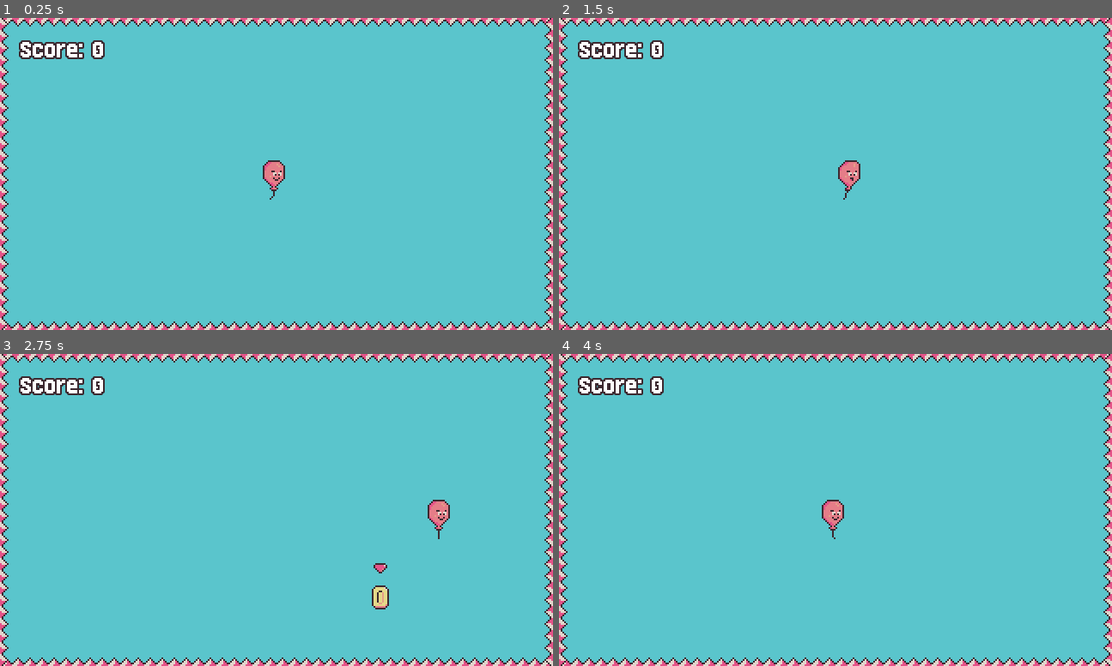
Above: before the commit, frames 1-4 (two rows, left to right).
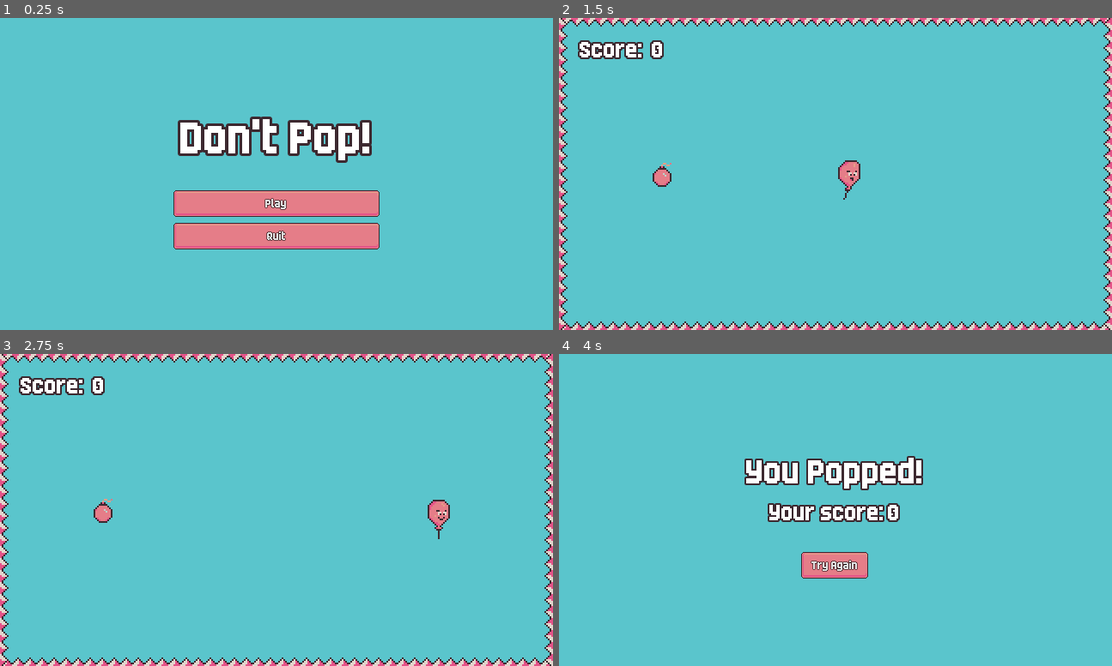
Above: after the commit, the same moments.

Repository: dewald-els/dontpop-2
Game: Godot game, scene res://scenes/screens/main_menu/main_menu_screen.tscn
The game is run twice, just before and just after one commit, with the same random seed, the same clock (stepped at 60 frames per second) and the same inputs. Before the commit the project starts from res://scenes/game/game.tscn.
Inputs (mouse positions are in pixels of both pictures, inside the frame that each line leads up to):
- Up to frame 1 (0.25 s): no input
- Up to frame 2 (1.5 s): click (835, 202) at 0.5 s, where only the run after the commit has a clickable "Play"; tap Enter at 1.25 s; move the mouse to (957, 158) at 1.27 s; hold Right (player_right) from 1.28 s (still down); tap O at 1.35 s; click (957, 158) at 1.42 s
- Up to frame 3 (2.75 s): release Right (player_right) at 2 s; drag from (165, 525) to (387, 513) at 2.02 s
- Up to frame 4 (4 s): move the mouse to (890, 441) at 2.77 s; hold Right (player_right) 2.78-3.5 s; tap Shift at 2.85 s; click (835, 563) at 3.5 s, where only the run before the commit has a clickable "Try Again"

The runs differ from the first frame. In frame 1, 16% of the frame differs, in the area x 0-100%, y 0-100%; in frame 2, 0.2%; in frame 3, 0.5%; in frame 4, 11%.

Commit message:
feat: Powerups, better coin, try again, menu

Diff:
--- a/dont-pop-src/assets/theme/game_theme.tres
+++ b/dont-pop-src/assets/theme/game_theme.tres
@@ -51,6 +51,9 @@
 expand_margin_bottom = 4.0
 region_rect = Rect2(36, 0, 18, 18)
 
+[sub_resource type="StyleBoxFlat" id="StyleBoxFlat_k528p"]
+bg_color = Color(0.352941, 0.772549, 0.8, 1)
+
 [resource]
 Button/colors/font_outline_color = Color(0, 0, 0, 1)
 Button/constants/outline_size = 2
@@ -62,3 +65,4 @@
 Label/colors/font_outline_color = Color(0.239216, 0.160784, 0.188235, 1)
 Label/constants/outline_size = 8
 Label/fonts/font = ExtResource("1_k528p")
+PanelContainer/styles/panel = SubResource("StyleBoxFlat_k528p")
--- a/dont-pop-src/project.godot
+++ b/dont-pop-src/project.godot
@@ -11,7 +11,7 @@
 [application]
 
 config/name="dont-pop-src"
-run/main_scene="uid://bbnybbaxkfywo"
+run/main_scene="uid://dbcnj6ei1qbrf"
 config/features=PackedStringArray("4.4", "GL Compatibility")
 config/icon="res://icon.svg"
 
--- a/dont-pop-src/scenes/collectables/coin/coin.tscn
+++ b/dont-pop-src/scenes/collectables/coin/coin.tscn
@@ -46,6 +46,33 @@
 "speed": 16.0
 }]
 
+[sub_resource type="Animation" id="Animation_1g2ea"]
+length = 0.001
+tracks/0/type = "value"
+tracks/0/imported = false
+tracks/0/enabled = true
+tracks/0/path = NodePath("Visuals:position")
+tracks/0/interp = 1
+tracks/0/loop_wrap = true
+tracks/0/keys = {
+"times": PackedFloat32Array(0),
+"transitions": PackedFloat32Array(1),
+"update": 0,
+"values": [Vector2(0, 0)]
+}
+tracks/1/type = "value"
+tracks/1/imported = false
+tracks/1/enabled = true
+tracks/1/path = NodePath("Indicator:position")
+tracks/1/interp = 1
+tracks/1/loop_wrap = true
+tracks/1/keys = {
+"times": PackedFloat32Array(0),
+"transitions": PackedFloat32Array(1),
+"update": 0,
+"values": [Vector2(0, 0)]
+}
+
 [sub_resource type="Animation" id="Animation_hwxqx"]
 resource_name = "idle"
 length = 0.4
@@ -74,33 +101,6 @@
 "transitions": PackedFloat32Array(1, 1),
 "update": 0,
 "values": [Vector2(0, 0), Vector2(0, 5)]
-}
-
-[sub_resource type="Animation" id="Animation_1g2ea"]
-length = 0.001
-tracks/0/type = "value"
-tracks/0/imported = false
-tracks/0/enabled = true
-tracks/0/path = NodePath("Visuals:position")
-tracks/0/interp = 1
-tracks/0/loop_wrap = true
-tracks/0/keys = {
-"times": PackedFloat32Array(0),
-"transitions": PackedFloat32Array(1),
-"update": 0,
-"values": [Vector2(0, 0)]
-}
-tracks/1/type = "value"
-tracks/1/imported = false
-tracks/1/enabled = true
-tracks/1/path = NodePath("Indicator:position")
-tracks/1/interp = 1
-tracks/1/loop_wrap = true
-tracks/1/keys = {
-"times": PackedFloat32Array(0),
-"transitions": PackedFloat32Array(1),
-"update": 0,
-"values": [Vector2(0, 0)]
 }
 
 [sub_resource type="AnimationLibrary" id="AnimationLibrary_7sipw"]
--- a/dont-pop-src/scenes/game/game.tscn
+++ b/dont-pop-src/scenes/game/game.tscn
@@ -1,9 +1,10 @@
-[gd_scene load_steps=8 format=4 uid="uid://bbnybbaxkfywo"]
+[gd_scene load_steps=9 format=4 uid="uid://bbnybbaxkfywo"]
 
 [ext_resource type="Script" uid="uid://dw3od1sc23rae" path="res://scenes/game/game.gd" id="1_sul5r"]
 [ext_resource type="PackedScene" uid="uid://dbg4niw8k1sbt" path="res://scenes/sky/sky.tscn" id="2_7h61r"]
 [ext_resource type="PackedScene" uid="uid://cy82ut854jv8p" path="res://scenes/player/player.tscn" id="3_0sr1o"]
 [ext_resource type="TileSet" uid="uid://p1k8y1pl3anh" path="res://assets/tiles/tiles.tres" id="3_kelw5"]
+[ext_resource type="PackedScene" uid="uid://bisja1rul8rtf" path="res://scenes/power_ups/bomb/bomb_powerup.tscn" id="5_87uf6"]
 [ext_resource type="PackedScene" uid="uid://cly66wkp7q7rl" path="res://scenes/hazard_spawner/hazard_spawner.tscn" id="5_lfrn8"]
 [ext_resource type="PackedScene" uid="uid://41lviliu15bs" path="res://scenes/coin_spawner/coin_spawner.tscn" id="6_bdhmt"]
 [ext_resource type="PackedScene" uid="uid://xnhm4um7fe2f" path="res://scenes/ui/hud/hud.tscn" id="7_bdhmt"]
@@ -30,6 +31,11 @@
 
 [node name="CoinContainer" type="Node" parent="." groups=["coin_container"]]
 
+[node name="PowerUpContainer" type="Node" parent="." groups=["powerup_container"]]
+
+[node name="BombPowerUp" parent="PowerUpContainer" instance=ExtResource("5_87uf6")]
+position = Vector2(120, 185)
+
 [node name="Spawners" type="Node" parent="."]
 
 [node name="HazardSpawner" parent="Spawners" node_paths=PackedStringArray("hazard_container") instance=ExtResource("5_lfrn8")]
--- a/dont-pop-src/scenes/hazard_spawner/hazard_spawner.gd
+++ b/dont-pop-src/scenes/hazard_spawner/hazard_spawner.gd
@@ -9,12 +9,18 @@
 
 var player: Player
 
+var elapsed_time: float = 0.0
+
 
 func _ready() -> void:
 	player = get_tree().get_first_node_in_group("player")
 	spawn_timer.wait_time = get_random_spawn_timeout()
 	spawn_timer.timeout.connect(on_spawn_timeout)
 	spawn_timer.start()
+
+
+func _physics_process(delta: float) -> void:
+	elapsed_time += delta
 
 
 func start_spawn_timer() -> void:
@@ -33,6 +39,7 @@
 		var random_position = player.position + Vector2(600, 0).rotated(randf_range(0, 2*PI))
 		hazard.direction = random_position.direction_to(player.global_position)
 		hazard.global_position = random_position
+		hazard.velocity_component.acceleration = hazard.velocity_component.acceleration * elapsed_time
 
 func on_spawn_timeout() -> void:
 	spawn_random_hazard()
--- a/dont-pop-src/scenes/hazards/base_hazard.gd
+++ b/dont-pop-src/scenes/hazards/base_hazard.gd
@@ -14,8 +14,12 @@
 	# - Will "increase" difficulty -> Also set ceiling for speed.
 	velocity_component.accelerate(direction)
 	velocity_component.move(self)
-	rotation += (velocity_component.acceleration * 1.25) * delta
+	rotation += 0.275
+
+
+func destroy() -> void:
+	Callable(queue_free).call_deferred()
 
 
 func on_self_destruct_timeout() -> void:
-	Callable(queue_free).call_deferred()
+	destroy()
--- a/dont-pop-src/scenes/hazards/base_hazard.tscn
+++ b/dont-pop-src/scenes/hazards/base_hazard.tscn
@@ -3,7 +3,7 @@
 [ext_resource type="Script" uid="uid://c3qi0fmtrt7qr" path="res://scenes/hazards/base_hazard.gd" id="1_bg0n4"]
 [ext_resource type="PackedScene" uid="uid://d1l88lmumco1j" path="res://scenes/components/velocity/velocity_component.tscn" id="2_kvffu"]
 
-[node name="BaseHazard" type="CharacterBody2D"]
+[node name="BaseHazard" type="CharacterBody2D" groups=["hazards"]]
 collision_layer = 2
 collision_mask = 0
 script = ExtResource("1_bg0n4")
--- a/dont-pop-src/scenes/player/player.gd
+++ b/dont-pop-src/scenes/player/player.gd
@@ -43,5 +43,4 @@
 		var death: PlayerPop = death_scene.instantiate()
 		get_tree().root.add_child(death)
 		death.global_position = global_position
-		SignalBus.player_died.emit()
 		Callable(queue_free).call_deferred()
--- a/dont-pop-src/scenes/player/scenes/pop/player_pop.gd
+++ b/dont-pop-src/scenes/player/scenes/pop/player_pop.gd
@@ -7,4 +7,5 @@
 	animated_sprite.animation_finished.connect(on_animation_finished)
 
 func on_animation_finished() -> void:
+	SignalBus.player_died.emit()
 	Callable(queue_free).call_deferred()
--- /dev/null
+++ b/dont-pop-src/scenes/power_ups/base_power_up.gd
@@ -0,0 +1,16 @@
+class_name BasePowerUp
+extends Node2D
+
+
+@onready var collect_area: Area2D = %CollectArea2D
+
+
+func _ready() -> void:
+	collect_area.body_entered.connect(on_body_entered)
+
+func apply() -> void:
+	pass
+
+
+func on_body_entered(_player: Node2D) -> void:
+	apply()
--- /dev/null
+++ b/dont-pop-src/scenes/power_ups/base_power_up.tscn
@@ -0,0 +1,17 @@
+[gd_scene load_steps=2 format=3 uid="uid://do5vl4e7flf8u"]
+
+[ext_resource type="Script" uid="uid://gvfdyetm6vrn" path="res://scenes/power_ups/base_power_up.gd" id="1_1vmb3"]
+
+[node name="BasePowerUp" type="Node2D"]
+script = ExtResource("1_1vmb3")
+
+[node name="Visuals" type="Node2D" parent="."]
+
+[node name="Sprite2D" type="Sprite2D" parent="Visuals"]
+
+[node name="CollectArea2D" type="Area2D" parent="Visuals"]
+unique_name_in_owner = true
+collision_layer = 0
+collision_mask = 4
+
+[node name="AnimationPlayer" type="AnimationPlayer" parent="."]
--- /dev/null
+++ b/dont-pop-src/scenes/power_ups/bomb/bomb_powerup.gd
@@ -0,0 +1,17 @@
+class_name BombPowerUp
+extends BasePowerUp
+
+func apply() -> void:
+	var hazards = get_tree().get_nodes_in_group("hazards") as Array[BaseHazard]
+
+	if not hazards or hazards.size() == 0:
+		destroy()
+		return
+
+	for hazard in hazards:
+		hazard.destroy()
+
+	destroy()
+
+func destroy() -> void:
+	Callable(queue_free).call_deferred()
--- /dev/null
+++ b/dont-pop-src/scenes/power_ups/bomb/bomb_powerup.tscn
@@ -0,0 +1,18 @@
+[gd_scene load_steps=5 format=3 uid="uid://bisja1rul8rtf"]
+
+[ext_resource type="PackedScene" uid="uid://do5vl4e7flf8u" path="res://scenes/power_ups/base_power_up.tscn" id="1_keu3c"]
+[ext_resource type="Texture2D" uid="uid://bxtok28wd0ky7" path="res://scenes/power_ups/bomb/sprites/cherry_bomb.png" id="2_8lqkq"]
+[ext_resource type="Script" uid="uid://qh2umtsjbvop" path="res://scenes/power_ups/bomb/bomb_powerup.gd" id="2_u7qpc"]
+
+[sub_resource type="CircleShape2D" id="CircleShape2D_keu3c"]
+radius = 14.0357
+
+[node name="BombPowerUp" instance=ExtResource("1_keu3c")]
+script = ExtResource("2_u7qpc")
+
+[node name="Sprite2D" parent="Visuals" index="0"]
+position = Vector2(1, -2)
+texture = ExtResource("2_8lqkq")
+
+[node name="CollisionShape2D" type="CollisionShape2D" parent="Visuals/CollectArea2D" index="0"]
+shape = SubResource("CircleShape2D_keu3c")
--- /dev/null
+++ b/dont-pop-src/scenes/powerup_spawner/power_up_spawner.gd
@@ -0,0 +1,7 @@
+class_name PowerUpSpawner
+extends Node2D
+
+@export var powerups: Array[PackedScene] = []
+
+func _ready() -> void:
+	pass
--- /dev/null
+++ b/dont-pop-src/scenes/powerup_spawner/power_up_spawner.tscn
@@ -0,0 +1,6 @@
+[gd_scene load_steps=2 format=3 uid="uid://b3kl6f0lvb8we"]
+
+[ext_resource type="Script" uid="uid://7p63f1hwrthu" path="res://scenes/powerup_spawner/power_up_spawner.gd" id="1_8c10u"]
+
+[node name="PowerUpSpawner" type="Node2D"]
+script = ExtResource("1_8c10u")
--- /dev/null
+++ b/dont-pop-src/scenes/screens/main_menu/main_menu_screen.gd
@@ -0,0 +1,16 @@
+class_name MainMenuScreen
+extends CanvasLayer
+
+
+@export var game_scene: PackedScene
+
+
+@onready var play_button: Button = %PlayButton
+@onready var quit_button: Button = %QuitButton
+
+
+func _ready() -> void:
+	play_button.pressed.connect(on_play_pressed)
+
+func on_play_pressed() -> void:
+	get_tree().change_scene_to_packed(game_scene)
--- /dev/null
+++ b/dont-pop-src/scenes/screens/main_menu/main_menu_screen.tscn
@@ -0,0 +1,48 @@
+[gd_scene load_steps=4 format=3 uid="uid://dbcnj6ei1qbrf"]
+
+[ext_resource type="Script" uid="uid://wsw0ghqq3dbs" path="res://scenes/screens/main_menu/main_menu_screen.gd" id="1_mf2mp"]
+[ext_resource type="Theme" uid="uid://c77nee8mfup5a" path="res://assets/theme/game_theme.tres" id="1_vkt5c"]
+[ext_resource type="PackedScene" uid="uid://bbnybbaxkfywo" path="res://scenes/game/game.tscn" id="2_lk734"]
+
+[node name="MainMenuScreen" type="CanvasLayer"]
+script = ExtResource("1_mf2mp")
+game_scene = ExtResource("2_lk734")
+
+[node name="PanelContainer" type="PanelContainer" parent="."]
+anchors_preset = 15
+anchor_right = 1.0
+anchor_bottom = 1.0
+grow_horizontal = 2
+grow_vertical = 2
+theme = ExtResource("1_vkt5c")
+
+[node name="MarginContainer" type="MarginContainer" parent="PanelContainer"]
+layout_mode = 2
+
+[node name="VBoxContainer" type="VBoxContainer" parent="PanelContainer/MarginContainer"]
+layout_mode = 2
+size_flags_horizontal = 4
+size_flags_vertical = 4
+theme_override_constants/separation = 32
+
+[node name="Label" type="Label" parent="PanelContainer/MarginContainer/VBoxContainer"]
+layout_mode = 2
+theme = ExtResource("1_vkt5c")
+theme_override_constants/outline_size = 12
+theme_override_font_sizes/font_size = 64
+text = "Don't Pop!"
+
+[node name="VBoxContainer" type="VBoxContainer" parent="PanelContainer/MarginContainer/VBoxContainer"]
+layout_mode = 2
+theme_override_constants/separation = 12
+
+[node name="PlayButton" type="Button" parent="PanelContainer/MarginContainer/VBoxContainer/VBoxContainer"]
+unique_name_in_owner = true
+layout_mode = 2
+theme = ExtResource("1_vkt5c")
+text = "Play"
+
+[node name="QuitButton" type="Button" parent="PanelContainer/MarginContainer/VBoxContainer/VBoxContainer"]
+unique_name_in_owner = true
+layout_mode = 2
+text = "Quit"
--- a/dont-pop-src/scenes/screens/try_again/try_again_screen.tscn
+++ b/dont-pop-src/scenes/screens/try_again/try_again_screen.tscn
@@ -6,41 +6,45 @@
 [node name="TryAgainScreen" type="CanvasLayer"]
 script = ExtResource("1_pqdp5")
 
-[node name="MarginContainer" type="MarginContainer" parent="."]
+[node name="PanelContainer" type="PanelContainer" parent="."]
 anchors_preset = 15
 anchor_right = 1.0
 anchor_bottom = 1.0
 grow_horizontal = 2
 grow_vertical = 2
+theme = ExtResource("2_6e5l4")
 
-[node name="VBoxContainer" type="VBoxContainer" parent="MarginContainer"]
+[node name="MarginContainer" type="MarginContainer" parent="PanelContainer"]
+layout_mode = 2
+
+[node name="VBoxContainer" type="VBoxContainer" parent="PanelContainer/MarginContainer"]
 layout_mode = 2
 size_flags_horizontal = 4
 size_flags_vertical = 4
 theme_override_constants/separation = 32
 
-[node name="VBoxContainer" type="VBoxContainer" parent="MarginContainer/VBoxContainer"]
+[node name="VBoxContainer" type="VBoxContainer" parent="PanelContainer/MarginContainer/VBoxContainer"]
 layout_mode = 2
 
-[node name="Label" type="Label" parent="MarginContainer/VBoxContainer/VBoxContainer"]
+[node name="Label" type="Label" parent="PanelContainer/MarginContainer/VBoxContainer/VBoxContainer"]
 layout_mode = 2
 theme = ExtResource("2_6e5l4")
 theme_override_font_sizes/font_size = 48
 text = "You Popped!"
 horizontal_alignment = 1
 
-[node name="HBoxContainer" type="HBoxContainer" parent="MarginContainer/VBoxContainer/VBoxContainer"]
+[node name="HBoxContainer" type="HBoxContainer" parent="PanelContainer/MarginContainer/VBoxContainer/VBoxContainer"]
 layout_mode = 2
 size_flags_horizontal = 4
 
-[node name="ScoreLabelText" type="Label" parent="MarginContainer/VBoxContainer/VBoxContainer/HBoxContainer"]
+[node name="ScoreLabelText" type="Label" parent="PanelContainer/MarginContainer/VBoxContainer/VBoxContainer/HBoxContainer"]
 layout_mode = 2
 theme = ExtResource("2_6e5l4")
 theme_override_font_sizes/font_size = 32
 text = "Your score:"
 horizontal_alignment = 1
 
-[node name="ScoreLabel" type="Label" parent="MarginContainer/VBoxContainer/VBoxContainer/HBoxContainer"]
+[node name="ScoreLabel" type="Label" parent="PanelContainer/MarginContainer/VBoxContainer/VBoxContainer/HBoxContainer"]
 unique_name_in_owner = true
 layout_mode = 2
 theme = ExtResource("2_6e5l4")
@@ -48,7 +52,7 @@
 text = "0"
 horizontal_alignment = 1
 
-[node name="TryAgainButton" type="Button" parent="MarginContainer/VBoxContainer"]
+[node name="TryAgainButton" type="Button" parent="PanelContainer/MarginContainer/VBoxContainer"]
 unique_name_in_owner = true
 layout_mode = 2
 size_flags_horizontal = 4
Not shown: 1 places in dont-pop-src/assets/theme/game_theme.tres that only renumber resources
Not shown, added: dont-pop-src/scenes/power_ups/base_power_up.gd.uid
Not shown, added: dont-pop-src/scenes/power_ups/bomb/bomb_powerup.gd.uid
Binary file added: dont-pop-src/scenes/power_ups/bomb/sprites/cherry_bomb.png
Not shown, added: dont-pop-src/scenes/power_ups/bomb/sprites/cherry_bomb.png.import
Not shown, added: dont-pop-src/scenes/powerup_spawner/power_up_spawner.gd.uid
Not shown, added: dont-pop-src/scenes/screens/main_menu/main_menu_screen.gd.uid
Not shown, added: art/power_ups/cherry_bomb.png
Not shown, added: art/power_ups/power_ups.aseprite
